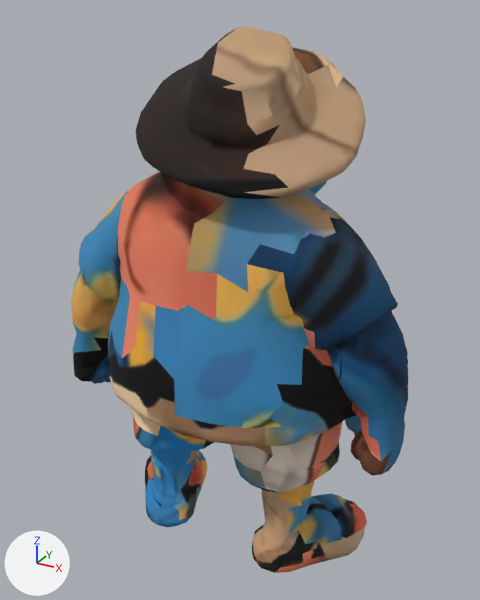
An edit to the glTF model modelos/personajes/turista.glb, drawn before and after from the same camera.
Camera for both pictures: a 50 mm camera at (0.832, -1.502, 1.534) aimed at (-0.002, 0.014, 0.776). Arrows for +X, +Y and +Z are at lower left; the lights stay in place. The older version comes first. Where no turn or scale is listed for an object, it has been applied to the vertices. Vertices at exactly the same position are counted once.

Objects in the first picture: 'BrazoDerecho', 'BrazoIzquierdo', 'Cabeza', 'PiernaDerecha', 'PiernaIzquierda', 'Torso'.
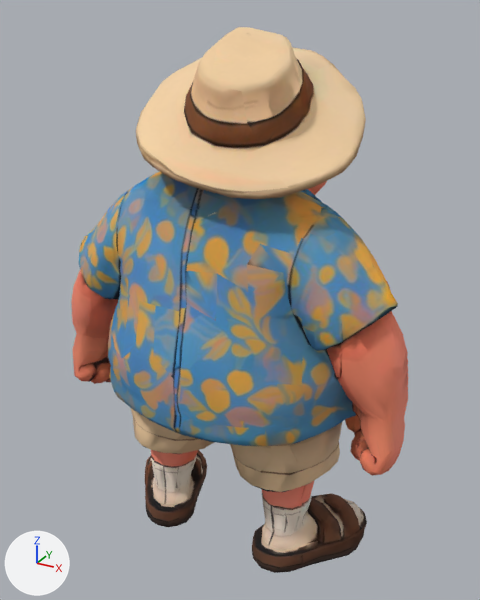
The edits, one by one:
me_brazoderecho2 has 225 vertices, 446 faces and spans x -0.092..0.071, y -0.197..0.037, z -0.457..0.047.
me_brazoderecho2 is used by ob_brazoderecho; location (0.448, 0.0, 0.88).
me_brazoderecho2 part 1: 446 kept faces spanning x -0.092..0.071, y -0.197..0.037, z -0.457..0.047 get new texture (UV) coordinates.
me_brazoizquierdo2 has 221 vertices, 442 faces and spans x -0.071..0.091, y -0.197..0.043, z -0.455..0.046.
me_brazoizquierdo2 is used by ob_brazoizquierdo; location (-0.448, 0.0, 0.88).
me_brazoizquierdo2 part 2: 442 kept faces spanning x -0.071..0.091, y -0.197..0.043, z -0.455..0.046 get new texture (UV) coordinates.
me_cabeza2 has 946 vertices, 1892 faces and spans x -0.274..0.32, y -0.27..0.32, z -0.005..0.566.
me_cabeza2 is used by ob_cabeza; location (0.0, 0.0, 0.925).
me_cabeza2 part 3: 1892 kept faces spanning x -0.274..0.32, y -0.27..0.32, z -0.005..0.566 get new texture (UV) coordinates.
me_piernaderecha2 has 392 vertices, 780 faces and spans x -0.19..0.192, y -0.217..0.248, z -0.462..0.048.
me_piernaderecha2 is used by ob_piernaderecha; location (0.204, 0.0, 0.463).
me_piernaderecha2 part 4: 780 kept faces spanning x -0.19..0.192, y -0.217..0.248, z -0.462..0.048 get new texture (UV) coordinates.
me_piernaizquierda2 has 390 vertices, 776 faces and spans x -0.193..0.188, y -0.219..0.247, z -0.462..0.048.
me_piernaizquierda2 is used by ob_piernaizquierda; location (-0.204, 0.0, 0.463).
me_piernaizquierda2 part 5: 776 kept faces spanning x -0.193..0.188, y -0.219..0.247, z -0.462..0.048 get new texture (UV) coordinates.
me_torso2 has 874 vertices, 1744 faces and spans x -0.459..0.454, y -0.319..0.308, z -0.037..0.636.
me_torso2 is used by ob_torso; location (0.0, 0.0, 0.463).
Part 6, on me_torso2:
Vertex 872 of me_torso2 moves from (0.178, 0.021, -0.009) to (-0.005, 0.045, 0.561).
Part 7, on me_torso2:
Vertex 873 of me_torso2 moves from (-0.005, 0.045, 0.561) to (-0.178, 0.024, -0.009).
me_torso2 part 8: 1566 kept faces spanning x -0.459..0.454, y -0.319..0.308, z -0.037..0.636 get new texture (UV) coordinates.

Changed parts and their boxes [x1, y1, x2, y2] in the pictures (480 x 600 px; the box of a moved part takes in the faces that stretch with it):
part 1 of me_brazoderecho2, surface changed (blue to orange): [338, 282, 409, 476] in both
part 2 of me_brazoizquierdo2, surface changed: [71, 236, 112, 384] in both
part 3 of me_cabeza2, surface changed (lighter): [131, 27, 366, 218] in both
part 4 of me_piernaderecha2, surface changed: [230, 433, 367, 573] in both
part 5 of me_piernaizquierda2, surface changed (blue to brown): [131, 408, 214, 527] in both
part 6 of me_torso2, moved or reshaped (not visible before): after [144, 199, 327, 218]
part 7 of me_torso2, moved or reshaped (not visible afterwards): before [144, 199, 327, 218]
part 8 of me_torso2, surface changed: [84, 189, 391, 464] in both
